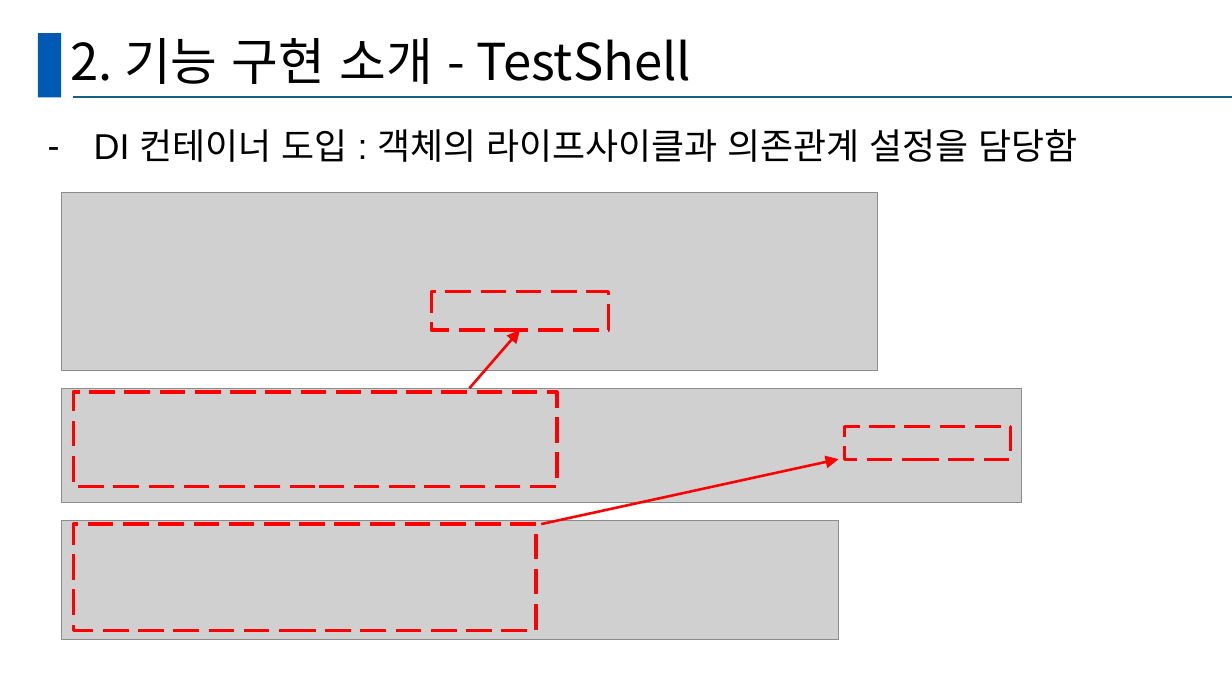
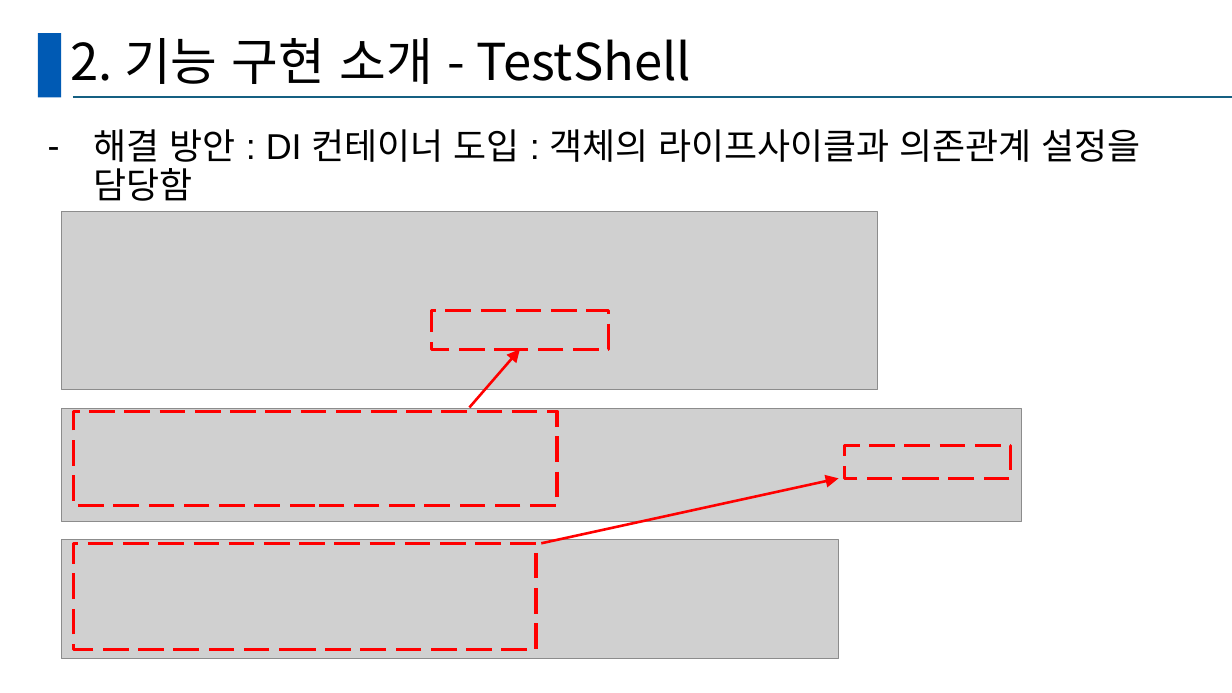
Before and after one commit to GanghyunLee/deep-dive-ssd, a slide deck: slide 28 of D조_DeepDive.pptx (slide 18 before the commit). Drawn at 1232x693 pixels with LibreOffice and Linux fonts; fonts in the diff are those of the drawing; grey boxes stand for pictures. Boxes give left, top, right and bottom in pixels: in the first picture for what was removed or moved away, otherwise in the second. Text is boxed around its words. In the diff, an @@ line names an element or a change of style, - is before the commit and + after.

```diff
--- a/D조_DeepDive.pptx
+++ b/D조_DeepDive.pptx
@@ text at (x1=94, y1=129, x2=1141, y2=201): text changed @@
-– DI 컨테이너 도입 : 객체의 라이프사이클과 의존관계 설정을 담당함
+– 해결 방안 : DI 컨테이너 도입 : 객체의 라이프사이클과 의존관계 설정을 담당함
@@ 4 rectangles, 3 pictures, 2 arrows moved together from (x1=61, y1=193, x2=1021, y2=640) to (x1=61, y1=212, x2=1021, y2=659) @@
```
Also in this commit, not shown: 7 other slides changed, 38 slides added.
